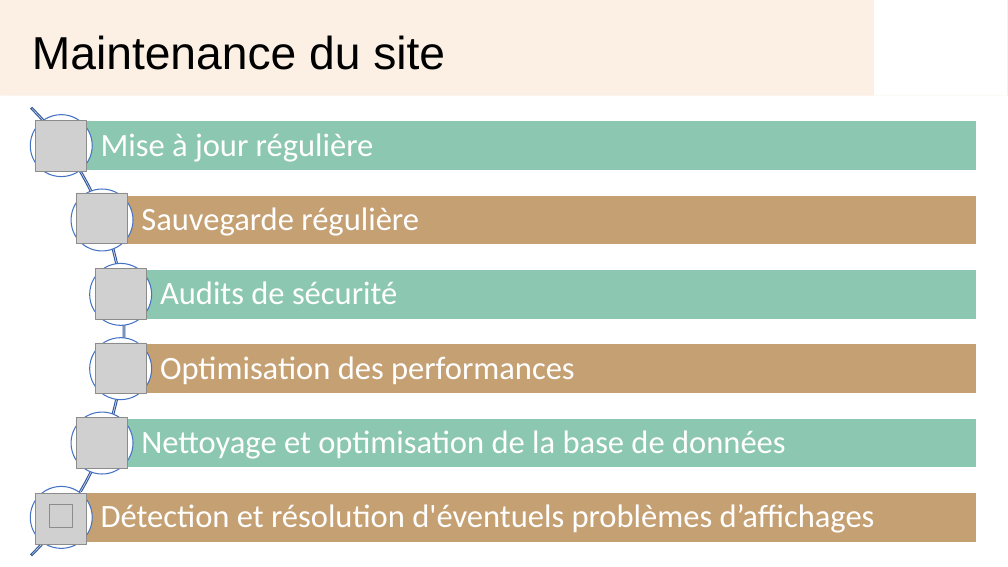
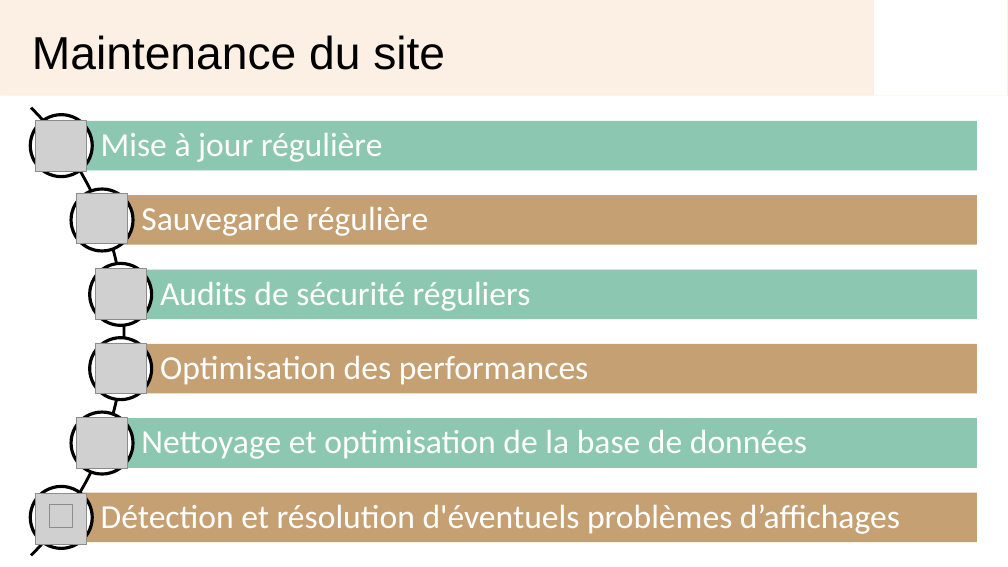
Before and after one commit to MaelleN95/Menu-Maker, a slide deck: slide 9 of PPT_solution-technique.pptx (slide 8 before the commit). Drawn at 1008x567 pixels with LibreOffice and Linux fonts; fonts in the diff are those of the drawing; grey boxes stand for pictures; background and template pictures are left out. Boxes give left, top, right and bottom in pixels: in the first picture for what was removed or moved away, otherwise in the second. Text is boxed around its words. In the diff, an @@ line names an element or a change of style, - is before the commit and + after.

```diff
--- a/PPT_solution-technique.pptx
+++ b/PPT_solution-technique.pptx
@@ arch (boxed as its full ring) at bbox=[0, 14, 125, 567]: fill none to #000000; outline #365B9D 1 pt to #000000 1 pt @@
@@ text at bbox=[160, 282, 531, 311]: text changed; size 31 to 32 pt @@
-Audits de sécurité
+Audits de sécurité réguliers
@@ outline #4472C4 1 pt to #000000 3 pt in 6 elements at bbox=[30, 115, 92, 177], bbox=[71, 189, 133, 251], bbox=[90, 263, 152, 325], bbox=[90, 338, 152, 400], bbox=[71, 412, 133, 474], bbox=[30, 486, 92, 548] @@
@@ size 31 to 32 pt in 5 elements at bbox=[101, 133, 383, 162], bbox=[141, 206, 429, 236], bbox=[160, 355, 589, 385], bbox=[141, 430, 807, 459], bbox=[101, 504, 900, 534] @@
@@ outline #FFFFFF 1 pt to none in 6 elements at bbox=[61, 121, 977, 171], bbox=[102, 195, 977, 245], bbox=[121, 270, 978, 320], bbox=[121, 344, 978, 394], bbox=[102, 418, 977, 468], bbox=[61, 493, 977, 543] @@
```
Also in this commit, not shown: 4 other slides changed, 2 slides added, 1 slide removed, 2 other files.
